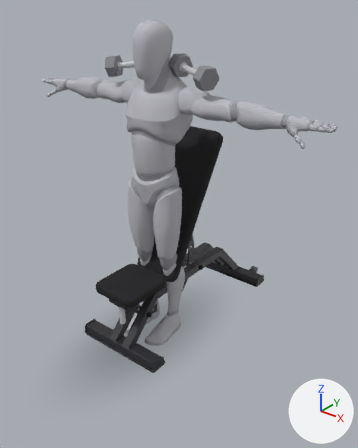
Renders of the glTF model app/src/main/assets/mannequins/seated_db_shoulder_press_60.glb from each side of a commit.
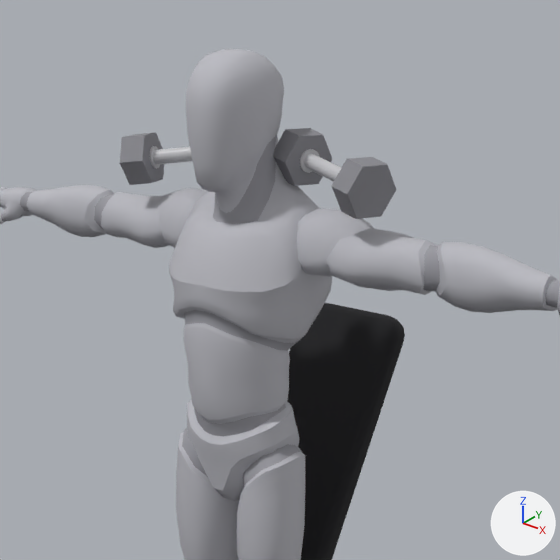
Each version is shown whole from a 50 mm lens placed at (1.741, -1.967, 1.993), pointed at (0.164, 0.004, 0.771), then close up on the part from 15% to 80% of the width and 0% to 52% of the height. The lights are fixed; the arrows at lower right show +X, +Y and +Z. The first two pictures are the older version. Where no turn or scale is listed for an object, it has been applied to the vertices.

The first close-up shows 'bench_back_pad', 'body', 'body_1', 'dumbbell_l_2', 'dumbbell_l_4', 'dumbbell_r_2' and 4 more.
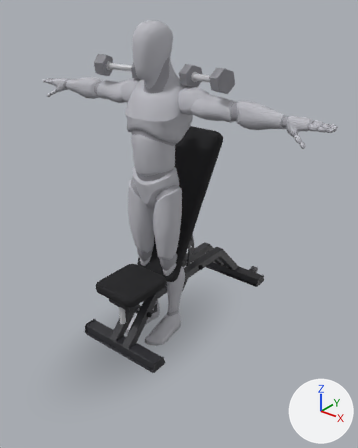
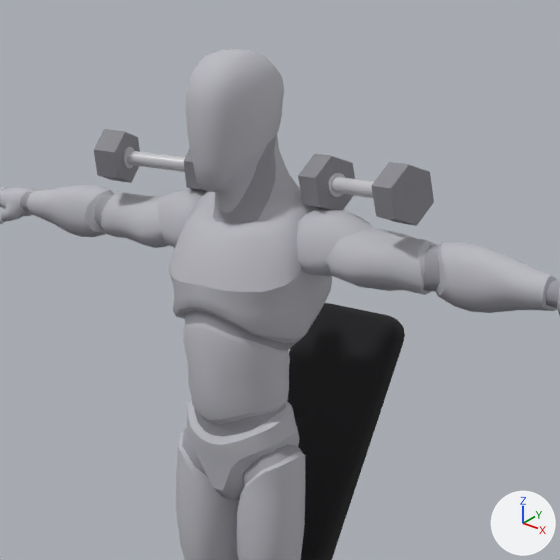
ob_dumbbell_r is not drawn itself; it is the parent of ob_dumbbell_r_0, ob_dumbbell_r_1, ob_dumbbell_r_2, ob_dumbbell_r_3, ob_dumbbell_r_4.
ob_dumbbell_l is not drawn itself; it is the parent of ob_dumbbell_l_0, ob_dumbbell_l_1, ob_dumbbell_l_2, ob_dumbbell_l_3, ob_dumbbell_l_4.

Edits to the scene script, one JSON object a line:
```json
{"op": "set", "path": "ob_dumbbell_r.location", "old": "(-0.201, 0.068, 1.598)", "new": "(-0.286, 0.0641, 1.574)"}
{"op": "set", "path": "ob_dumbbell_r.rotation_euler", "old": "(-0.0226, -0.131, 0.342)", "new": "(0.726, 0.0453, 0.246)", "note": "degrees (-1.3, -7.5, 20) -> degrees (42, 2.6, 14)"}
{"op": "set", "path": "ob_dumbbell_l.location", "old": "(0.201, 0.068, 1.598)", "new": "(0.286, 0.0641, 1.574)"}
{"op": "set", "path": "ob_dumbbell_l.rotation_euler", "old": "(-0.0226, 0.131, -0.342)", "new": "(-0.726, 0.0453, 2.895)", "note": "degrees (-1.3, 7.5, -20) -> degrees (-42, 2.6, 166)"}
```

Where the change shows, as pixel boxes (x1, y1, x2, y2) in the close-ups (560 x 560 px):
```json
{"object": "dumbbell_l_2", "change": "moved, turned", "before": [273, 128, 332, 186], "after": [371, 162, 434, 226]}
{"object": "dumbbell_l_4", "change": "moved, turned", "before": [332, 157, 396, 219], "after": [298, 154, 355, 210]}
{"object": "dumbbell_r_2", "change": "moved, turned", "before": [120, 132, 164, 185], "after": [94, 129, 140, 183]}
{"object": "dumbbell_l_0", "change": "moved, turned", "before": [304, 153, 341, 182], "after": [332, 177, 374, 198]}
{"object": "dumbbell_r_0", "change": "moved, turned", "before": [153, 146, 193, 165], "after": [127, 151, 185, 172]}
{"object": "dumbbell_r_4", "change": "moved, turned", "after": [184, 148, 209, 192], "on screen": "not visible before"}
{"object": "dumbbell_r_1", "change": "moved, turned", "before": [150, 146, 160, 168], "after": [123, 147, 135, 168]}
{"object": "dumbbell_l_1", "change": "moved, turned", "before": [300, 149, 320, 173], "on screen": "not visible afterwards"}
{"object": "dumbbell_l_3", "change": "moved, turned", "after": [328, 173, 345, 197], "on screen": "not visible before"}
```
